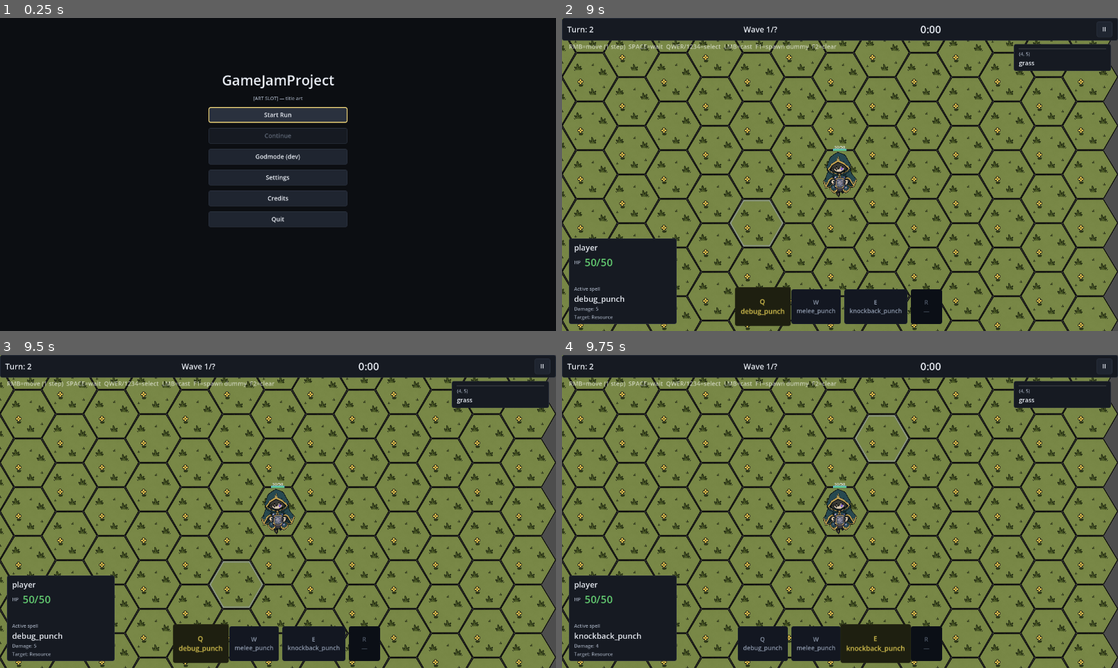
Above: before the commit, frames 1-4 (two rows, left to right).
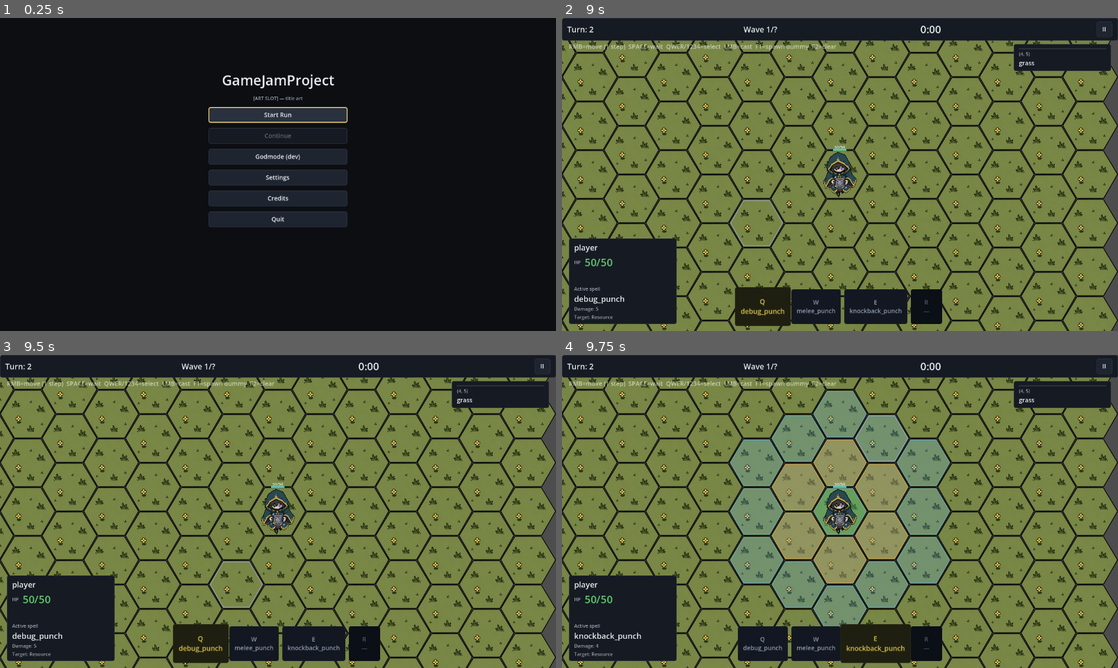
Above: after the commit, the same moments.

Repository: TortikP/GameJamProject
Game: Godot game, scene res://scenes/main_menu.tscn
Two runs of this game, one before a commit and one after it. Both use one fixed random seed, a clock stepped at 60 frames per second and the inputs below.
Inputs (mouse positions are in pixels of both pictures, inside the frame that each line leads up to):
- Up to frame 1 (0.25 s): no input
- Up to frame 2 (9 s): click "Godmode (dev)" at 0.5 s; click "II" at 1.25 s; click "Restart Run" at 2 s; click "Restart Run" at 2.75 s; click "Restart Run" at 3.5 s; click "Restart" at 4.25 s; click "Q debug_punch" at 5 s; click "W melee_punch" at 5.75 s; click "R —" at 6.5 s; click "E knockback_punch" at 7.25 s; tap Enter at 8 s; move the mouse to (962, 158) at 8.02 s; hold D (hex_move_bottom_right) 8.03-8.75 s; tap Q (cast_slot_0) at 8.1 s; click (962, 158) at 8.17 s; tap Space (wait_turn) at 8.75 s; drag from (728, 190) to (812, 237) at 8.77 s
- Up to frame 3 (9.5 s): no input
- Up to frame 4 (9.75 s): tap Enter at 9.5 s; move the mouse to (895, 442) at 9.52 s; hold D (hex_move_bottom_right) from 9.53 s (still down); tap E (cast_slot_2) at 9.6 s

Frames 1-3 are identical in both runs. In frame 4, 19% of the frame differs, in the area x 30-70%, y 11-87%.

Commit message:
fix(009-ui-kit): decouple move/cast overlay from selection
The overlay was tracking _selected — clicking an enemy or hex switched
the move-range display to that target, hiding the player's own
movement range and active-spell cast range. This violated Pillar 1
(player loses tactical info while inspecting).

Now: overlay is always tied to player. Inspector still follows
_selected (separate concern: 'what am I looking at' vs 'what can
I do this turn').

The 'enemy attack range' display when an enemy is selected is dropped
— enemy threat is already telegraphed via TelegraphHex + IntentArrow
per Pillar 1 (visible even without selection).

Diff:
--- a/scripts/presentation/godmode/godmode_controller.gd
+++ b/scripts/presentation/godmode/godmode_controller.gd
@@ -226,21 +226,21 @@
 
 
 func _refresh_overlay() -> void:
-	if _overlay == null or _selected == null:
-		return
-	# For player: show only the active spell's range (or nothing if no spell selected).
-	# For enemies: show their attack ability range.
+	# Decoupled from _selected: the move-range and cast-range overlays are
+	# always for the PLAYER. Selecting an enemy/hex (LMB on actor, click on
+	# tile) should not hide the player's tactical info (Pillar 1 visibility).
+	# Inspector binding still follows _selected — that's the "what am I
+	# looking at" panel, separate concern from "what can I do this turn".
+	if _overlay == null or player == null:
+		return
 	var ability_ids: Array = []
-	if _selected == player:
-		if _slot_bar_node != null:
-			var active: int = _slot_bar_node.get_active()
-			if active != -1:
-				var ab := _slot_bar_node.get_slot(active) as Ability
-				if ab != null:
-					ability_ids = [ab.id]
-	else:
-		ability_ids = _selected.get_abilities()
-	_overlay.show_for(_selected, registry, ability_ids)
+	if _slot_bar_node != null:
+		var active: int = _slot_bar_node.get_active()
+		if active != -1:
+			var ab := _slot_bar_node.get_slot(active) as Ability
+			if ab != null:
+				ability_ids = [ab.id]
+	_overlay.show_for(player, registry, ability_ids)
 
 
 func _on_inspector_speed_changed(_actor: Actor) -> void:
